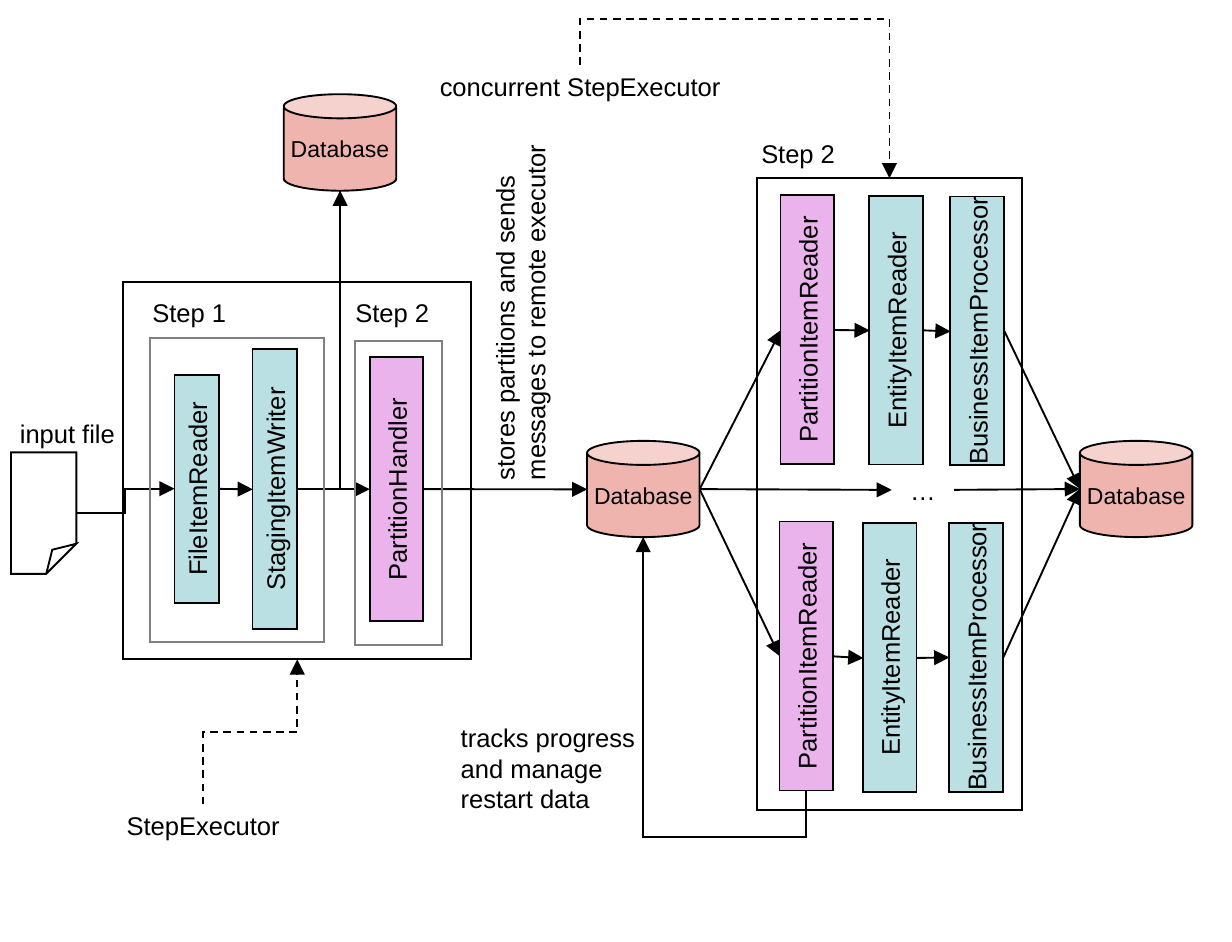
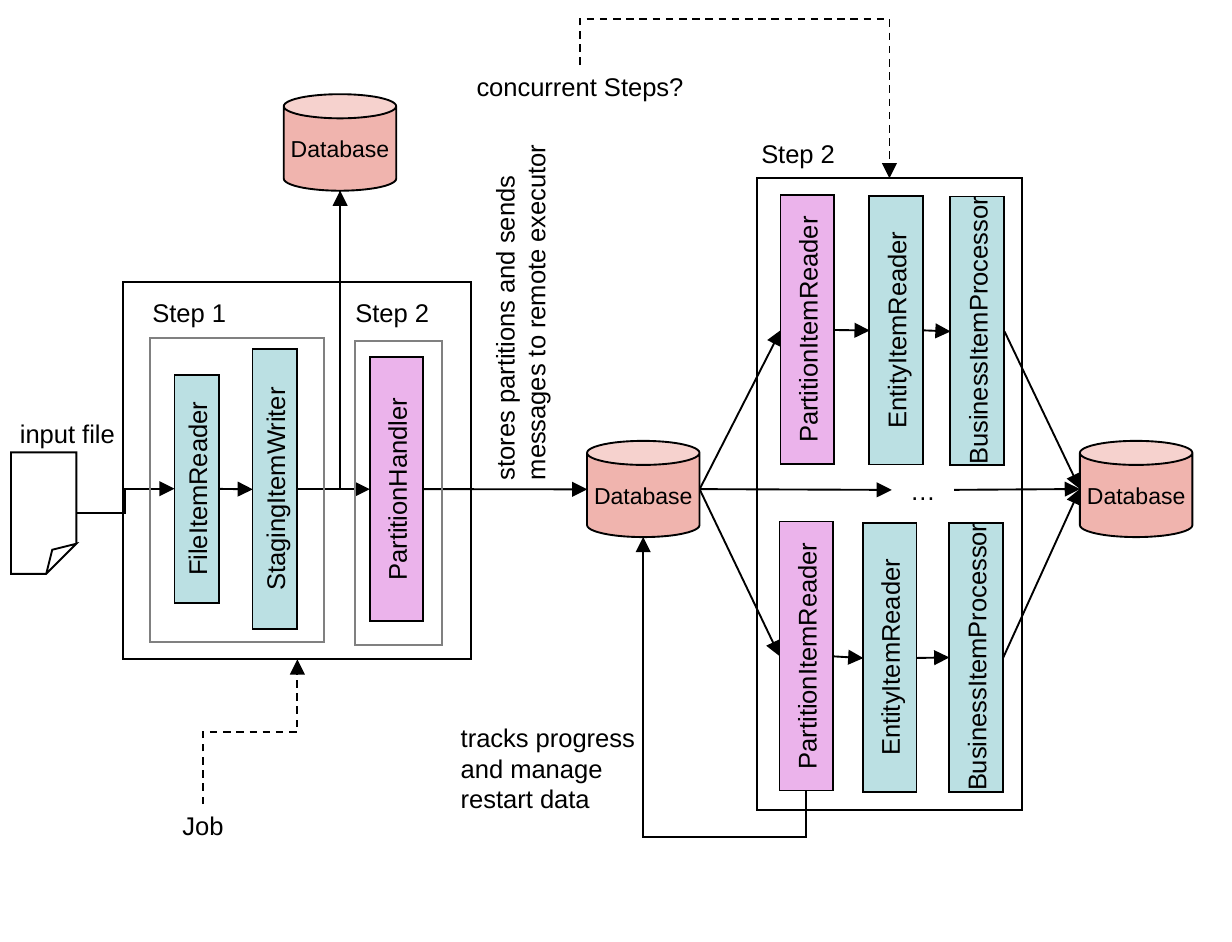
Before and after one commit to spring-projects/spring-batch, a slide deck: slide 6 of src/site/ppt/Figures.ppt. Drawn at 1232x942 pixels with LibreOffice and Linux fonts; fonts in the diff are those of the drawing. Boxes give left, top, right and bottom in pixels: in the first picture for what was removed or moved away, otherwise in the second. Text is boxed around its words. In the diff, an @@ line names an element or a change of style, - is before the commit and + after.

```diff
--- a/src/site/ppt/Figures.ppt
+++ b/src/site/ppt/Figures.ppt
@@ text at (x1=477, y1=78, x2=683, y2=102): text changed @@
-concurrent StepExecutor
+concurrent Steps?
@@ text removed at (x1=127, y1=817, x2=280, y2=841) @@
-StepExecutor
@@ text added at (x1=182, y1=816, x2=223, y2=836), 10 pt, text #000000 @@
+Job
```
Also in this commit, not shown: 8 other slides changed, 1 slide removed, 1 other file.
